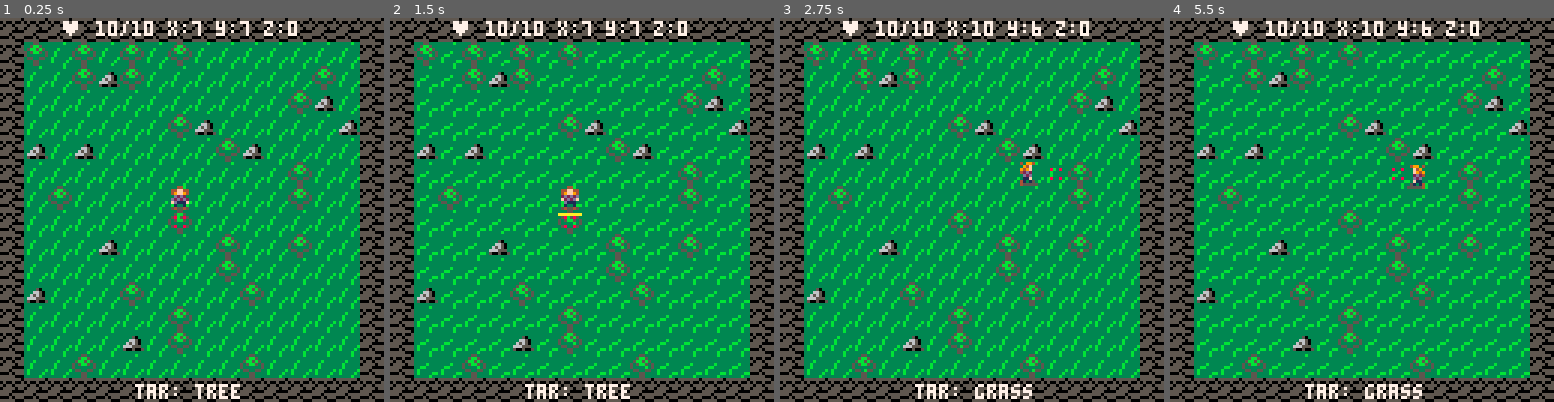
Above: before the commit, frames 1-4 (left to right).
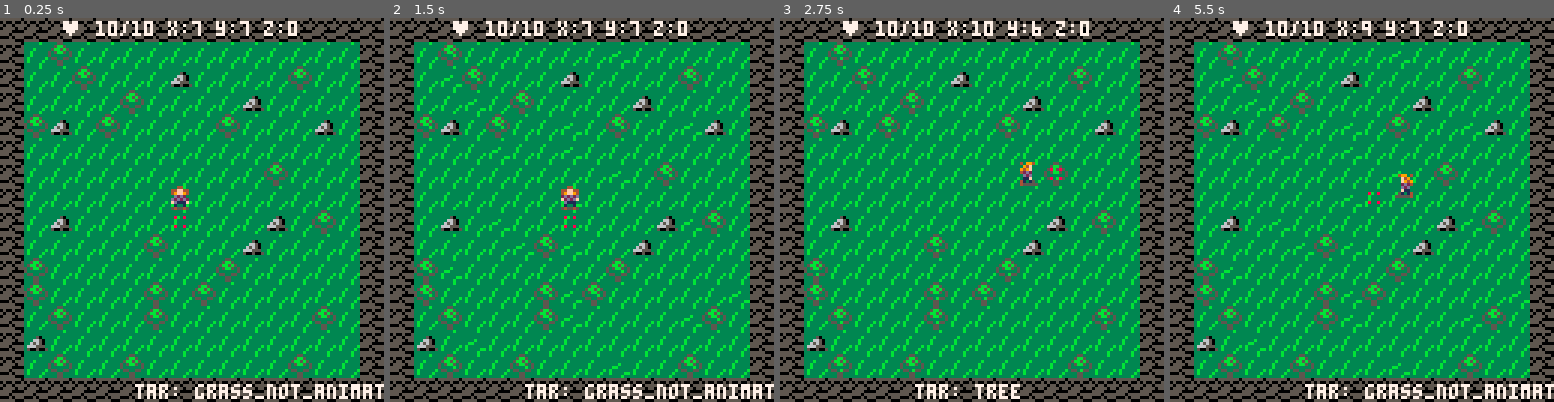
Above: after the commit, the same moments.

Repository: oliverruoff/BitCrafter
Game: PICO-8 cartridge bitcrafter.p8
Two runs of this game, one before a commit and one after it. Both use one fixed random seed, a clock stepped at 60 frames per second and the inputs below.
Inputs:
- Up to frame 1 (0.25 s): no input
- Up to frame 2 (1.5 s): tap X (X key) at 0.33, 1.07 s; tap O (Z key) at 0.7 s
- Up to frame 3 (2.75 s): hold Right 1.6-2.1 s; tap O (Z key) at 1.7, 2.1, 2.5 s; tap X (X key) at 1.85 s; hold Up 2.15-2.42 s; hold Right from 2.47 s (still down)
- Up to frame 4 (5.5 s): tap O (Z key) every 0.4 s from 2.9 to 5.3 s; tap X (X key) at 2.97, 4.08, 5.2 s; release Right at 3.03 s; hold Left 3.08-3.58 s; hold Down 3.63-3.97 s; hold Right 4.02-4.68 s; hold Up 4.73-5.03 s; hold Left from 5.08 s (still down)

The runs differ from the first frame. In frame 1, 12% of the frame differs, in the area x 6-100%, y 6-100%; in frame 2, 16%; in frame 3, 11%; in frame 4, 17%, in the area x 6-100%, y 0-100%.

Commit message:
animated only some grass blocks

Diff:
--- a/bitcrafter.p8
+++ b/bitcrafter.p8
@@ -401,7 +401,18 @@
    ["e"]=-1,
    ["as"]=37,
    ["ae"]=37,
-   ["l"]=1}
+   ["l"]=1},
+   [4] = {
+	  ["id"]=0,
+	  ["s"]=42,
+   ["w"]=true,
+   ["n"]="grass_not_animated",
+   ["d"]=-1,
+   ["r"]=-1,
+   ["e"]=-1,
+   ["as"]=42,
+   ["ae"]=42,
+   ["l"]=nil},
  }
 
 -- blockanimation speed
@@ -425,14 +436,25 @@
   for y = 0, 16 do
    local rand = randb(1,100)
    local block=0
+   -- 10% tree chance
    if rand > 80 and
           rand < 90 then
     block=b_map[2]
+   -- 5% rock chance
    elseif rand > 90 and
           rand < 95 then
     block=b_map[3]
    else
-    block=b_map[0]
+    -- setting grass evrwhrelse
+    rand2 = randb(1,100)
+    -- 10% chance of animated
+    -- grass
+    if (rand2 > 90) then
+     block=b_map[0]
+    else
+     -- rest unanimated grass
+     block=b_map[4]
+    end
    end
     -- setting borders
     if x == 0  or y == 0 or
Not shown, changed: README.md
Not shown, changed: bitcrafter.p8.png
